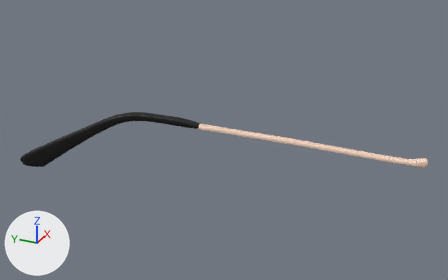
An edit to the OBJ model app/src/main/assets/models/glasses/glasses_10_temple_right.obj, drawn before and after from the same camera.
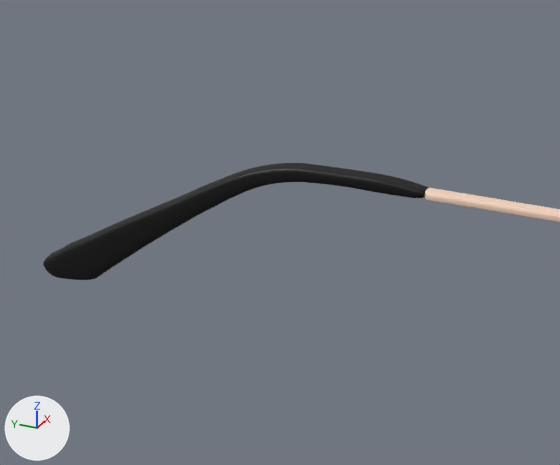
Each version appears first whole from a 50 mm lens placed at (-0.1718, -0.0084, 0.0575), pointed at (-0.0802, 0.0328, 0.0117), and next in a close-up on the part from 0% to 58% of the width and 13% to 90% of the height. The axes (+X, +Y, +Z) are drawn at lower left. The lights are the same throughout. Where no turn or scale is listed for an object, it has been applied to the vertices.

The scene before the commit, as lines of its bpy script (objects in view):
```python
me_cube_008 = bpy.data.meshes.new('Cube.008')
me_cube_008.from_pydata(...)  # 838 vertices, 836 faces; spans x -0.0831..-0.0717, y -0.0013..0.0366, z 0.0096..0.015
me_cube_008.materials.append(mat_material_015)  # beige #fad8c2
me_cube_009 = bpy.data.meshes.new('Cube.009')
me_cube_009.from_pydata(...)  # 1523 vertices, 1521 faces; spans x -0.0916..-0.082, y 0.0363..0.0702, z 0.004..0.0164
me_cube_009.materials.append(mat_material_016)  # black #000000
ob_cube_008 = bpy.data.objects.new('Cube.008', me_cube_008)
ob_cube_008.location = (0.0, 0.0, 0.0)
ob_cube_009 = bpy.data.objects.new('Cube.009', me_cube_009)
ob_cube_009.location = (0.0, 0.0, 0.0)
```
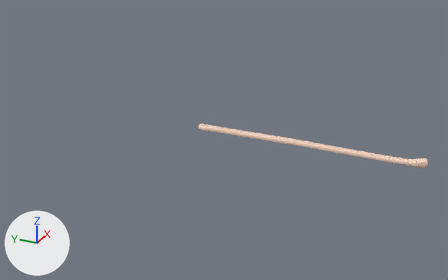
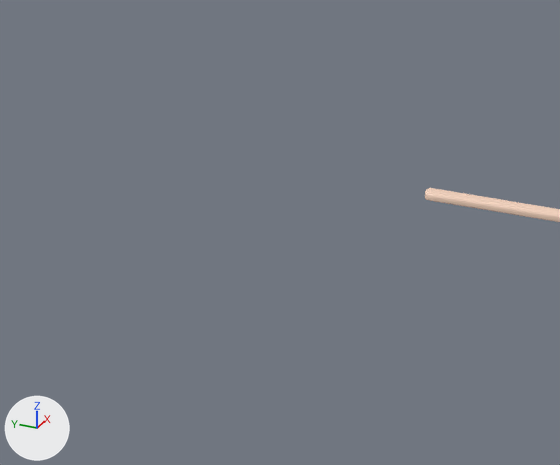
Location of each change, (x1, y1, x2, y2) in pixels of the close-ups (560 x 465 px):
'Cube.009', deleted (black): before (43, 163, 427, 280)

Diff of the bpy script that builds the scene:
```diff
--- a/app/src/main/assets/models/glasses/glasses_10_temple_right.obj.py
+++ b/app/src/main/assets/models/glasses/glasses_10_temple_right.obj.py
@@ ob_cube_009 @@
-ob_cube_009 = bpy.data.objects.new('Cube.009', me_cube_009)
-ob_cube_009.location = (0.0, 0.0, 0.0)
```
